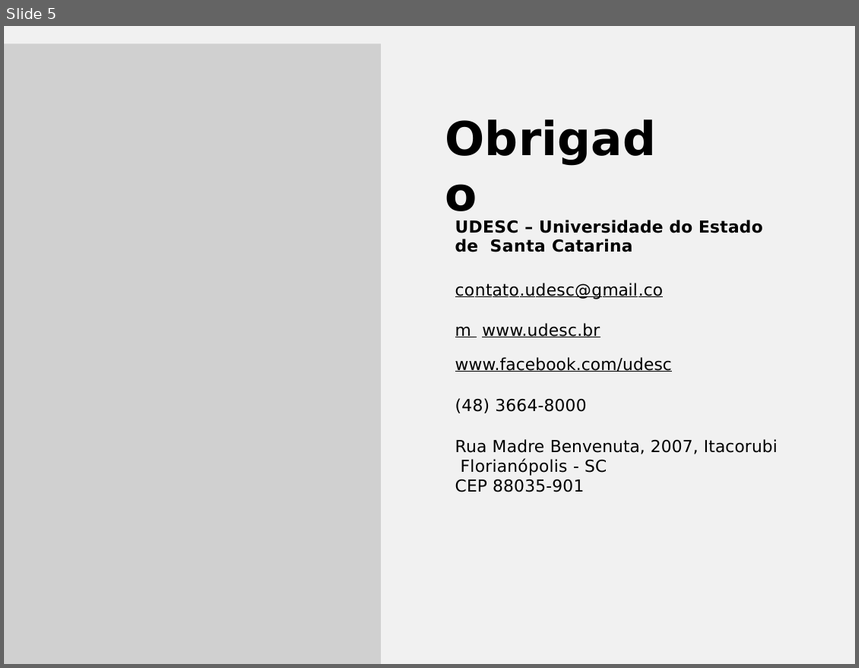
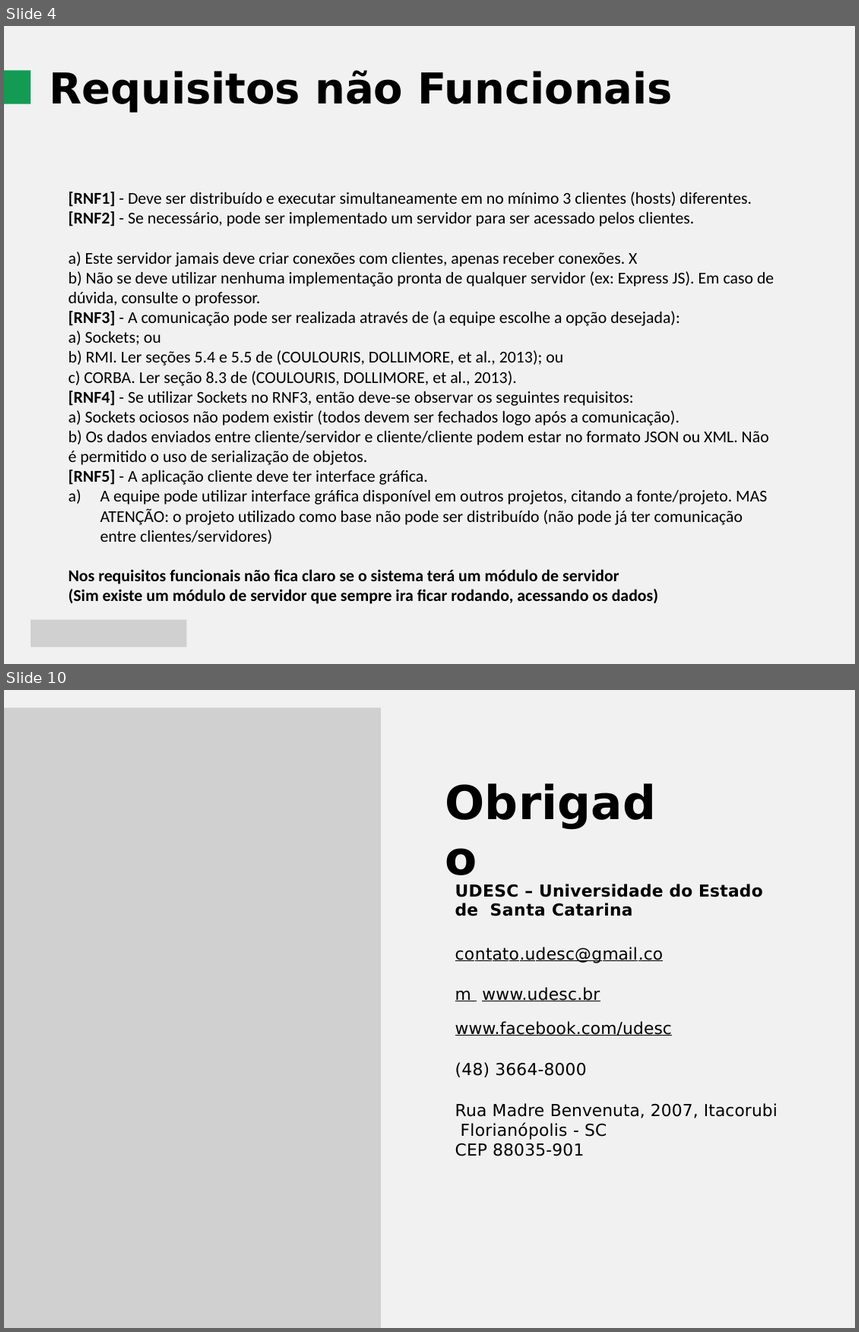
Before and after one commit to robsondejesus1996/Chat, a slide deck: Apresentação.pptx. Shown one above the other, each under a label of ours: slide 5 before the commit, slides 4 and 10 after it; the slides between them are not shown. The pictures are 859x668 and 859x1332 pixels, drawn with LibreOffice and Linux fonts; fonts in the diff are those of the drawing; grey boxes stand for pictures. Boxes give left, top, right and bottom in pixels: in the first picture for what was removed or moved away, otherwise in the second. Text is boxed around its words. In the diff, an @@ line names an element or a change of style, - is before the commit and + after.

Commit message:
Ajustes interface e apresentação

```diff
--- a/Apresentação.pptx
+++ b/Apresentação.pptx
@@ slide 4 added at [4, 26, 855, 664], background #FFFFFF; not listed: 1 template element that a slide beside it also shows @@
@@ freeform shape added at [4, 70, 31, 104], fill #139B54 @@
@@ title added at [49, 70, 673, 113], 36 pt, text #000000, bold @@
+Requisitos não Funcionais
@@ text added at [69, 192, 774, 604], 14 pt, text #000000 @@
+[RNF1] - Deve ser distribuído e executar simultaneamente em no mínimo 3 clientes (hosts) diferentes.
+[RNF2] - Se necessário, pode ser implementado um servidor para ser acessado pelos clientes.
+a) Este servidor jamais deve criar conexões com clientes, apenas receber conexões. X
+b) Não se deve utilizar nenhuma implementação pronta de qualquer servidor (ex: Express JS). Em caso de dúvida, consulte o professor.
+[RNF3] - A comunicação pode ser realizada através de (a equipe escolhe a opção desejada):
+a) Sockets; ou
+b) RMI. Ler seções 5.4 e 5.5 de (COULOURIS, DOLLIMORE, et al., 2013); ou
+c) CORBA. Ler seção 8.3 de (COULOURIS, DOLLIMORE, et al., 2013).
+[RNF4] - Se utilizar Sockets no RNF3, então deve-se observar os seguintes requisitos:
+a) Sockets ociosos não podem existir (todos devem ser fechados logo após a comunicação).
+b) Os dados enviados entre cliente/servidor e cliente/cliente podem estar no formato JSON ou XML. Não é permitido o uso de serialização de objetos.
+[RNF5] - A aplicação cliente deve ter interface gráfica.
+a) A equipe pode utilizar interface gráfica disponível em outros projetos, citando a fonte/projeto. MAS ATENÇÃO: o projeto utilizado como base não pode ser distribuído (não pode já ter comunicação entre clientes/servidores)
+Nos requisitos funcionais não fica claro se o sistema terá um módulo de servidor
+(Sim existe um módulo de servidor que sempre ira ficar rodando, acessando os dados)
@@ picture added at [31, 620, 186, 648] @@
@@ what was slide 5 is now slide 10 @@
```
Also in this commit, not shown: 1 slide changed, 7 other slides added, 3 slides removed, 42 other files.
